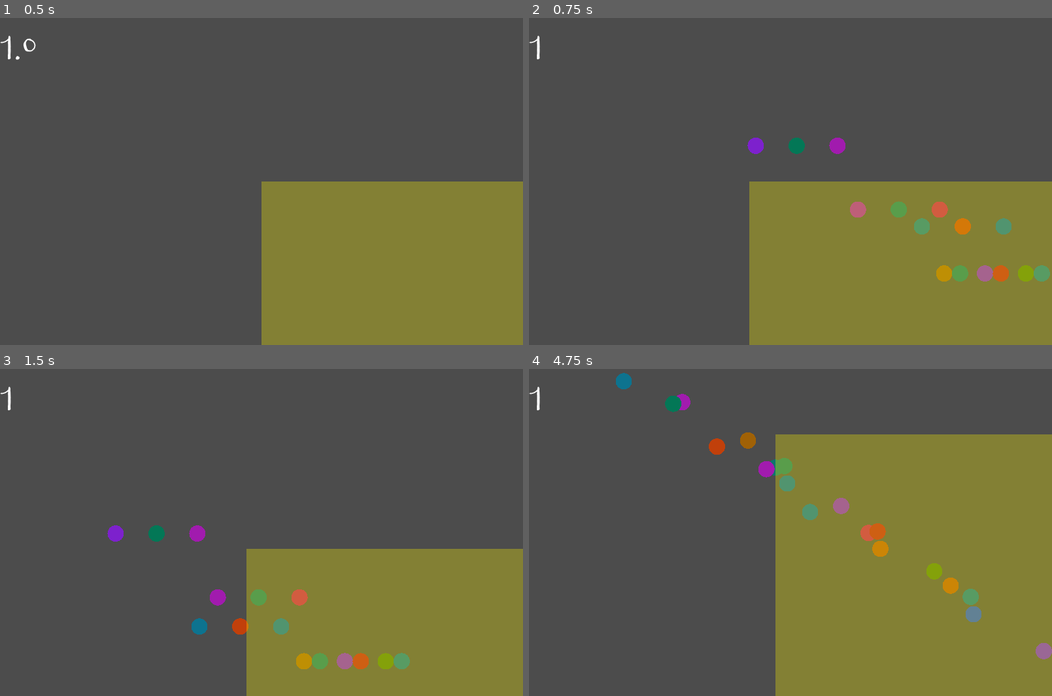
Above: before the commit, frames 1-4 (two rows, left to right).
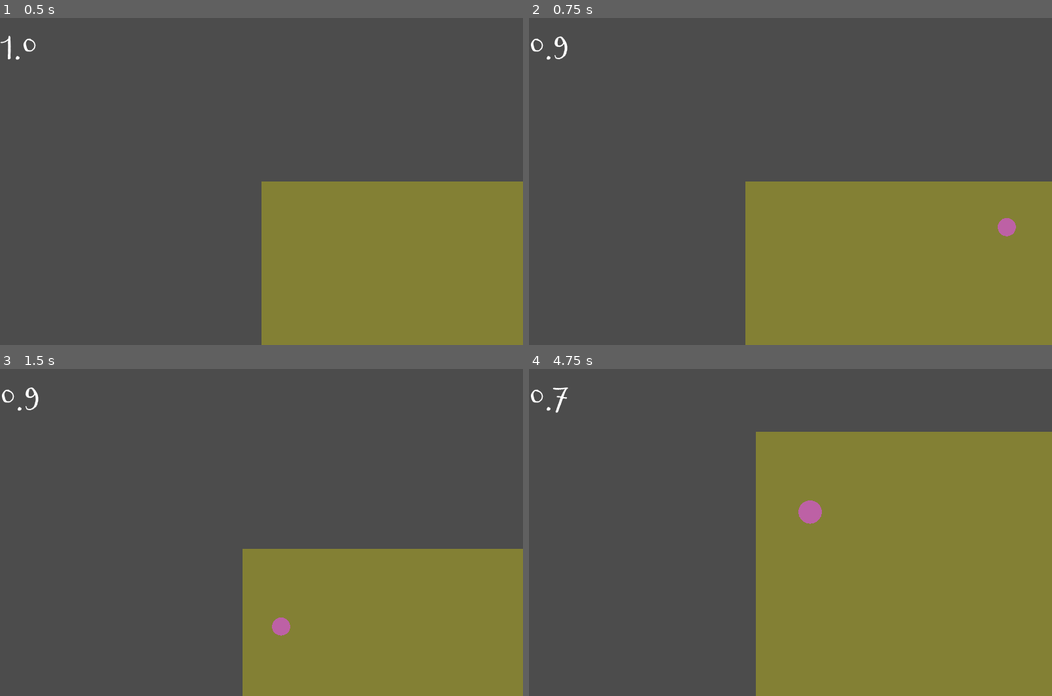
Above: after the commit, the same moments.

Repository: opyate/godot-camera-trickery
Game: Godot game, scene res://scenes/game/Game.tscn
Same seed, same stepped clock (60 frames per second), same inputs: the game is played once before the commit and once after it.
Inputs (mouse positions are in pixels of both pictures, inside the frame that each line leads up to):
- Up to frame 1 (0.5 s): no input
- Up to frame 2 (0.75 s): tap Enter at 0.5 s; move the mouse to (905, 165) at 0.52 s; hold D (move_right) from 0.53 s (still down); hold Mouse wheel up (zoom_in) from 0.53 s (still down); click (905, 165) at 0.67 s
- Up to frame 3 (1.5 s): release D (move_right) at 1.25 s; release Mouse wheel up (zoom_in) at 1.25 s; tap Space at 1.25 s; drag from (156, 548) to (235, 597) at 1.27 s
- Up to frame 4 (4.75 s): tap Enter at 2, 3.5 s; move the mouse to (842, 460) at 2.02 s; hold D (move_right) 2.03-2.75 s; hold Mouse wheel up (zoom_in) 2.03-2.75 s; click (842, 460) at 2.17 s; tap Space at 2.75, 4.25 s; drag from (764, 597) to (633, 483) at 2.77 s; move the mouse to (947, 581) at 3.52 s; hold A (move_left) 3.53-4.25 s; hold Mouse wheel up (zoom_in) 3.53-4.25 s; click (947, 581) at 3.67 s; drag from (633, 483) to (712, 450) at 4.27 s

Frame 1 is identical in both runs. In frame 2, 2.4% of the frame differs, in the area x 0-100%, y 5-100%; in frame 3, 2.3%; in frame 4, 5.7%, in the area x 0-100%, y 1-100%.

Commit message:
the genius on Discord helped me :+1:

Diff:
--- a/scenes/family/Marriage.gd
+++ /dev/null
@@ -1,75 +0,0 @@
-extends Node2D
-
-
-onready var person_container_scene = preload("res://scenes/person/PersonContainer.tscn")
-
-onready var container := $"%PersonContainer"
-
-onready var timer: SceneTreeTimer = get_tree().create_timer(0.5)
-
-onready var top_container = $PanelContainer
-
-
-func _ready():
-	# for demo purposes (when marriage starts with 2 persons pre-added
-	relayout()
-
-	# warning-ignore:RETURN_VALUE_DISCARDED
-	top_container.connect("resized", self, "_on_resize")
-
-
-func add_married_couple(p1: Person, p2: Person):
-	var pc1 = person_container_scene.instance()
-	pc1.add_child(p1)
-	var pc2 = person_container_scene.instance()
-	pc2.add_child(p2)
-	container.add_child(pc1)
-	container.add_child(pc2)
-	relayout()
-
-
-func relayout():
-	if not container.get_child_count():
-		print("Marriage not relayout, as no persons yet...")
-		return
-	# assumes a 2-person marriage
-	var shortest_person = container.get_child(0).get_child(0)
-	var tallest_person = container.get_child(0).get_child(0)
-	for person_container in container.get_children():
-		var person = person_container.get_child(0)
-		if person.my_size().y < shortest_person.my_size().y:
-			shortest_person = person
-		if person.my_size().y > tallest_person.my_size().y:
-			tallest_person = person
-
-	shortest_person.position.y += (tallest_person.my_size().y - shortest_person.my_size().y)
-
-
-# TODO put my_size() and _on_resize in a behaviour to attach to people, marriages, etc
-# Take care with the people in the marriages, as the marriage signal ought to take precedence.
-func my_size():
-	old_size = $PanelContainer.rect_size
-	return $PanelContainer.rect_size
-
-
-var old_size = Vector2.ZERO
-func _on_resize():
-
-	var _old_size = old_size
-	var new_size = my_size()
-	if _old_size:
-		S.emit_signal("signal_child_resized", self, _old_size, new_size)
-
-
-func get_couple():
-	return [
-		container.get_child(0).get_child(0),
-		container.get_child(1).get_child(0),
-	]
-
-
-func _to_string():
-	var couple = get_couple()
-	var p1 = couple[0]
-	var p2 = couple[1]
-	return "Marriage of %s to %s" % [p1, p2]
--- a/scenes/family/Marriage.tscn
+++ /dev/null
@@ -1,39 +0,0 @@
-[gd_scene load_steps=3 format=2]
-
-[ext_resource path="res://scenes/family/Marriage.gd" type="Script" id=3]
-
-[sub_resource type="StyleBoxFlat" id=1]
-bg_color = Color( 0.980392, 1, 0, 0.282353 )
-corner_radius_top_left = 32
-corner_radius_top_right = 32
-corner_radius_bottom_right = 32
-corner_radius_bottom_left = 32
-
-[node name="Marriage" type="Node2D"]
-script = ExtResource( 3 )
-
-[node name="PanelContainer" type="PanelContainer" parent="."]
-margin_right = 68.0
-margin_bottom = 64.0
-custom_styles/panel = SubResource( 1 )
-
-[node name="CenterContainer" type="CenterContainer" parent="PanelContainer"]
-margin_right = 68.0
-margin_bottom = 64.0
-
-[node name="MarginContainer" type="MarginContainer" parent="PanelContainer/CenterContainer"]
-margin_left = 2.0
-margin_right = 66.0
-margin_bottom = 64.0
-custom_constants/margin_right = 32
-custom_constants/margin_top = 32
-custom_constants/margin_left = 32
-custom_constants/margin_bottom = 32
-
-[node name="PersonContainer" type="HBoxContainer" parent="PanelContainer/CenterContainer/MarginContainer"]
-unique_name_in_owner = true
-margin_left = 32.0
-margin_top = 32.0
-margin_right = 32.0
-margin_bottom = 32.0
-custom_constants/separation = 32
--- a/scenes/family/SomeScene.gd
+++ /dev/null
@@ -1,136 +0,0 @@
-extends Node2D
-
-
-var points = []
-func _draw():
-	var c = 0
-	for point in points:
-		draw_circle(point, 20, G.colours[c % G.colours.size()])
-		c+=1
-
-
-func _process(_delta):
-	update()
-
-
-func _unhandled_input(event):
-	if event is InputEventMouseButton:
-		if event.button_index == BUTTON_LEFT:
-			if event.pressed:
-				points = []
-
-				# event.position
-				points.append(event.position)
-
-				points.append(event.position * U.get_zoom_level())
-				points.append(event.position / U.get_zoom_level())
-
-				points.append(event.position                      - U.get_camera_offset())
-				points.append(event.position                      + U.get_camera_offset())
-				points.append(event.position                      - U.get_camera_offset() * U.get_zoom_level())
-				points.append(event.position                      + U.get_camera_offset() / U.get_zoom_level())
-
-				points.append(event.position * U.get_zoom_level() - U.get_camera_offset())
-				points.append(event.position / U.get_zoom_level() + U.get_camera_offset())
-				points.append(event.position * U.get_zoom_level() - U.get_camera_offset() * U.get_zoom_level())
-				points.append(event.position / U.get_zoom_level() + U.get_camera_offset() / U.get_zoom_level())
-
-				# event.global_position
-				points.append(event.global_position)
-
-				points.append(event.global_position * U.get_zoom_level())
-				points.append(event.global_position / U.get_zoom_level())
-
-				points.append(event.global_position                      - U.get_camera_offset())
-				points.append(event.global_position                      + U.get_camera_offset())
-				points.append(event.global_position                      - U.get_camera_offset() * U.get_zoom_level())
-				points.append(event.global_position                      + U.get_camera_offset() / U.get_zoom_level())
-
-				points.append(event.global_position * U.get_zoom_level() - U.get_camera_offset())
-				points.append(event.global_position / U.get_zoom_level() + U.get_camera_offset())
-				points.append(event.global_position * U.get_zoom_level() - U.get_camera_offset() * U.get_zoom_level())
-				points.append(event.global_position / U.get_zoom_level() + U.get_camera_offset() / U.get_zoom_level())
-
-				# event.position xform
-				points.append(U.get_camera_xform(event.position))
-
-				points.append(U.get_camera_xform(event.position) * U.get_zoom_level())
-				points.append(U.get_camera_xform(event.position) / U.get_zoom_level())
-
-				points.append(U.get_camera_xform(event.position)                      - U.get_camera_offset())
-				points.append(U.get_camera_xform(event.position)                      + U.get_camera_offset())
-				points.append(U.get_camera_xform(event.position)                      - U.get_camera_offset() * U.get_zoom_level())
-				points.append(U.get_camera_xform(event.position)                      + U.get_camera_offset() / U.get_zoom_level())
-
-				points.append(U.get_camera_xform(event.position) * U.get_zoom_level() - U.get_camera_offset())
-				points.append(U.get_camera_xform(event.position) / U.get_zoom_level() + U.get_camera_offset())
-				points.append(U.get_camera_xform(event.position) * U.get_zoom_level() - U.get_camera_offset() * U.get_zoom_level())
-				points.append(U.get_camera_xform(event.position) / U.get_zoom_level() + U.get_camera_offset() / U.get_zoom_level())
-
-				# shifted by vpsize
-				var evpos = event.position - get_viewport().size/2
-				points.append(evpos)
-
-				points.append(evpos * U.get_zoom_level())
-				points.append(evpos / U.get_zoom_level())
-
-				points.append(evpos                      - U.get_camera_offset())
-				points.append(evpos                      + U.get_camera_offset())
-				points.append(evpos                      - U.get_camera_offset() * U.get_zoom_level())
-				points.append(evpos                      + U.get_camera_offset() / U.get_zoom_level())
-
-				points.append(evpos * U.get_zoom_level() - U.get_camera_offset())
-				points.append(evpos / U.get_zoom_level() + U.get_camera_offset())
-				points.append(evpos * U.get_zoom_level() - U.get_camera_offset() * U.get_zoom_level())
-				points.append(evpos / U.get_zoom_level() + U.get_camera_offset() / U.get_zoom_level())
-
-				# shifted by vpsize other direction
-				evpos = event.position + get_viewport().size/2
-				points.append(evpos)
-
-				points.append(evpos * U.get_zoom_level())
-				points.append(evpos / U.get_zoom_level())
-
-				points.append(evpos                      - U.get_camera_offset())
-				points.append(evpos                      + U.get_camera_offset())
-				points.append(evpos                      - U.get_camera_offset() * U.get_zoom_level())
-				points.append(evpos                      + U.get_camera_offset() / U.get_zoom_level())
-
-				points.append(evpos * U.get_zoom_level() - U.get_camera_offset())
-				points.append(evpos / U.get_zoom_level() + U.get_camera_offset())
-				points.append(evpos * U.get_zoom_level() - U.get_camera_offset() * U.get_zoom_level())
-				points.append(evpos / U.get_zoom_level() + U.get_camera_offset() / U.get_zoom_level())
-
-				# shifted xform
-				evpos = event.position - get_viewport().size/2
-				points.append(U.get_camera_xform(evpos))
-
-				points.append(U.get_camera_xform(evpos) * U.get_zoom_level())
-				points.append(U.get_camera_xform(evpos) / U.get_zoom_level())
-
-				points.append(U.get_camera_xform(evpos)                      - U.get_camera_offset())
-				points.append(U.get_camera_xform(evpos)                      + U.get_camera_offset())
-				points.append(U.get_camera_xform(evpos)                      - U.get_camera_offset() * U.get_zoom_level())
-				points.append(U.get_camera_xform(evpos)                      + U.get_camera_offset() / U.get_zoom_level())
-
-				points.append(U.get_camera_xform(evpos) * U.get_zoom_level() - U.get_camera_offset())
-				points.append(U.get_camera_xform(evpos) / U.get_zoom_level() + U.get_camera_offset())
-				points.append(U.get_camera_xform(evpos) * U.get_zoom_level() - U.get_camera_offset() * U.get_zoom_level())
-				points.append(U.get_camera_xform(evpos) / U.get_zoom_level() + U.get_camera_offset() / U.get_zoom_level())
-
-				# shifted xform other way
-				evpos = event.position + get_viewport().size/2
-				points.append(U.get_camera_xform(evpos))
-
-				points.append(U.get_camera_xform(evpos) * U.get_zoom_level())
-				points.append(U.get_camera_xform(evpos) / U.get_zoom_level())
-
-				points.append(U.get_camera_xform(evpos)                      - U.get_camera_offset())
-				points.append(U.get_camera_xform(evpos)                      + U.get_camera_offset())
-				points.append(U.get_camera_xform(evpos)                      - U.get_camera_offset() * U.get_zoom_level())
-				points.append(U.get_camera_xform(evpos)                      + U.get_camera_offset() / U.get_zoom_level())
-
-				points.append(U.get_camera_xform(evpos) * U.get_zoom_level() - U.get_camera_offset())
-				points.append(U.get_camera_xform(evpos) / U.get_zoom_level() + U.get_camera_offset())
-				points.append(U.get_camera_xform(evpos) * U.get_zoom_level() - U.get_camera_offset() * U.get_zoom_level())
-				points.append(U.get_camera_xform(evpos) / U.get_zoom_level() + U.get_camera_offset() / U.get_zoom_level())
--- a/scenes/game/Game.tscn
+++ b/scenes/game/Game.tscn
@@ -1,6 +1,6 @@
 [gd_scene load_steps=3 format=2]
 
-[ext_resource path="res://scenes/family/SomeScene.tscn" type="PackedScene" id=1]
+[ext_resource path="res://scenes/some_scene/SomeScene.tscn" type="PackedScene" id=1]
 [ext_resource path="res://scenes/game/Game.gd" type="Script" id=2]
 
 [node name="Game" type="Node2D"]
--- /dev/null
+++ b/scenes/some_scene/SomeScene.gd
@@ -0,0 +1,28 @@
+extends Node2D
+
+
+var points = []
+func _draw():
+	var c = 0
+	for point in points:
+		draw_circle(point["p"], 20, point["color"])
+		c+=1
+
+
+func _process(_delta):
+	update()
+
+
+func _unhandled_input(event):
+	if event is InputEventMouseButton:
+		if event.button_index == BUTTON_LEFT:
+			if event.pressed:
+				points = []
+				var evpos
+				evpos = event.position - get_viewport().size/2
+				var p = U.get_zoom_level() * evpos + U.get_camera_offset()
+
+				points.append({
+					"p": p,
+					"color": Color.purple
+				})
--- a/scenes/family/SomeScene.tscn
+++ b/scenes/some_scene/SomeScene.tscn
@@ -1,6 +1,6 @@
 [gd_scene load_steps=3 format=2]
 
-[ext_resource path="res://scenes/family/SomeScene.gd" type="Script" id=1]
+[ext_resource path="res://scenes/some_scene/SomeScene.gd" type="Script" id=1]
 
 [sub_resource type="StyleBoxFlat" id=1]
 bg_color = Color( 1, 0.960784, 0, 0.309804 )
--- a/scenes_preload/zooming_camera/ZoomingCamera.gd
+++ b/scenes_preload/zooming_camera/ZoomingCamera.gd
@@ -5,7 +5,7 @@
 onready var zoom_debug = $CanvasLayer/Label
 
 # Lower cap for the `_zoom_level`.
-export var min_zoom := 1.0
+export var min_zoom := 0.5
 # Upper cap for the `_zoom_level`.
 export var max_zoom := 4.0
 # Controls how much we increase or decrease the `_zoom_level` on every turn of the scroll wheel.
@@ -26,7 +26,7 @@
 var previous_position
 var camera_drag_enabled := true
 
-var use_offset_based_panning = true
+var use_offset_based_panning = false
 
 
 func _ready():
Binary file removed: scenes/family/assets/gfx/crosshair.png
Not shown, removed: scenes/family/assets/gfx/crosshair.png.import
